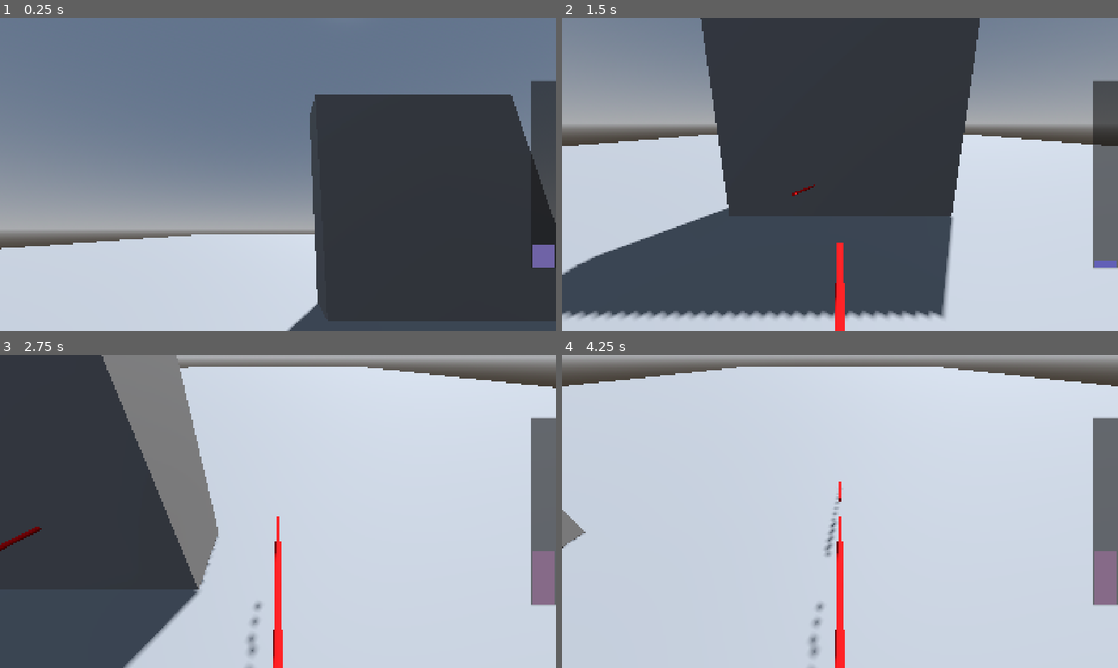
Above: before the commit, frames 1-4 (two rows, left to right).
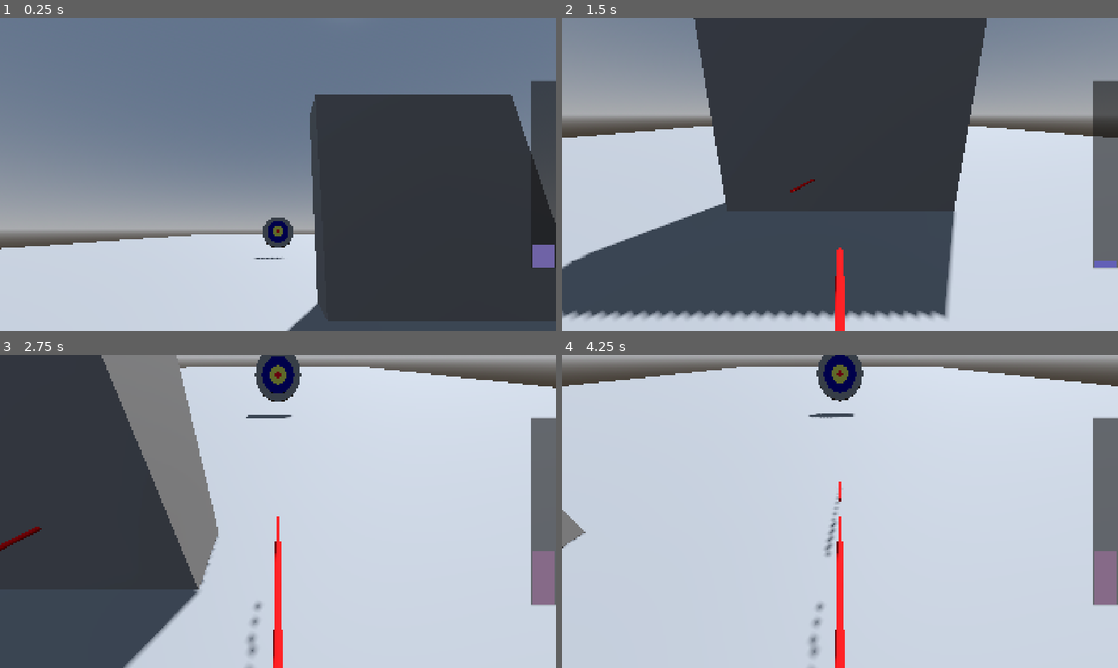
Above: after the commit, the same moments.

Repository: schEmil/SO1_gameproject
Game: Godot game, scene res://scenes/main_scene/main.tscn
Two runs of this game, one before a commit and one after it. Both use one fixed random seed, a clock stepped at 60 frames per second and the inputs below.
Inputs:
- Up to frame 1 (0.25 s): no input
- Up to frame 2 (1.5 s): tap Space (charge1) at 0.6, 1.35 s
- Up to frame 3 (2.75 s): tap Space (charge1) at 2.1 s
- Up to frame 4 (4.25 s): tap Space (charge1) at 2.85, 3.6 s

The runs differ from the first frame. In frame 1, 0.5% of the frame differs, in the area x 45-53%, y 63-78%; in frame 2, 6.7%, in the area x 0-100%, y 0-97%; in frame 3, 1.1%; in frame 4, 1.1%.

Commit message:
added shooting goal

Diff:
--- a/arrow-game/scenes/main_scene/main.tscn
+++ b/arrow-game/scenes/main_scene/main.tscn
@@ -70,6 +70,15 @@
 &"moving_wall": SubResource("Animation_owwxs")
 }
 
+[sub_resource type="StandardMaterial3D" id="StandardMaterial3D_5kb7d"]
+albedo_color = Color(0, 0, 0.6117647, 1)
+
+[sub_resource type="StandardMaterial3D" id="StandardMaterial3D_7sxug"]
+albedo_color = Color(0.9254902, 0.9411765, 0.34509805, 1)
+
+[sub_resource type="StandardMaterial3D" id="StandardMaterial3D_40f74"]
+albedo_color = Color(1, 0, 0.14901961, 1)
+
 [node name="Node3D" type="Node3D" unique_id=994412881]
 
 [node name="WorldEnvironment" type="WorldEnvironment" parent="." unique_id=993171912]
@@ -148,7 +157,7 @@
 transform = Transform3D(1, 0, 0, 0, 0.9659258, -0.25881904, 0, 0.25881904, 0.9659258, 0, 0.2, 1)
 script = ExtResource("6_ec6ii")
 tags = Array[StringName]([&"bow"])
-guide_lerp_speed = 12.0
+guide_lerp_speed = 9.0
 metadata/_custom_type_script = "uid://b5n8m5utecfk5"
 
 [node name="CSGBox3D" type="CSGBox3D" parent="." unique_id=474263553]
@@ -180,6 +189,37 @@
 libraries/ = SubResource("AnimationLibrary_5kb7d")
 autoplay = &"moving_wall"
 
+[node name="CSGCylinder3D" type="CSGCylinder3D" parent="." unique_id=1278821053]
+transform = Transform3D(1, 0, 0, 0, 0.25881907, -0.9659258, 0, 0.9659258, 0.25881907, 0, 0, -13)
+use_collision = true
+radius = 1.0
+height = 0.3
+sides = 16
+
+[node name="CSGCylinder3D2" type="CSGCylinder3D" parent="CSGCylinder3D" unique_id=221938441]
+transform = Transform3D(1, 0, 0, 0, 1, 0, 0, 0, 1, 0, 0.036899712, 0)
+use_collision = true
+radius = 0.7
+height = 0.3
+sides = 16
+material = SubResource("StandardMaterial3D_5kb7d")
+
+[node name="CSGCylinder3D4" type="CSGCylinder3D" parent="CSGCylinder3D" unique_id=1624005792]
+transform = Transform3D(1, 0, 0, 0, 1, 0, 0, 0, 1, 0, 0.060124762, -9.313226e-10)
+use_collision = true
+radius = 0.35
+height = 0.3
+sides = 16
+material = SubResource("StandardMaterial3D_7sxug")
+
+[node name="CSGCylinder3D3" type="CSGCylinder3D" parent="CSGCylinder3D" unique_id=441223576]
+transform = Transform3D(1, 0, 0, 0, 1, 0, 0, 0, 1, 0, 0.08379269, -2.3841858e-07)
+use_collision = true
+radius = 0.12
+height = 0.3
+sides = 16
+material = SubResource("StandardMaterial3D_40f74")
+
 [connection signal="stopped_charging" from="bow/bow_charge_input" to="bow/arrow_spawner" method="spawn_arrow"]
 [connection signal="constant_bc_ratio" from="bow/bow_charge_input/updator" to="bow/bow_charge_input/Control/PanelContainer/MarginContainer/VBoxContainer/fill" method="set_ratio"]
 [connection signal="constant_bc_ratio" from="bow/bow_charge_input/updator" to="bow/bow_charge_input/Control/PanelContainer/MarginContainer/VBoxContainer/fill_logic" method="set_stretch_ratio"]
